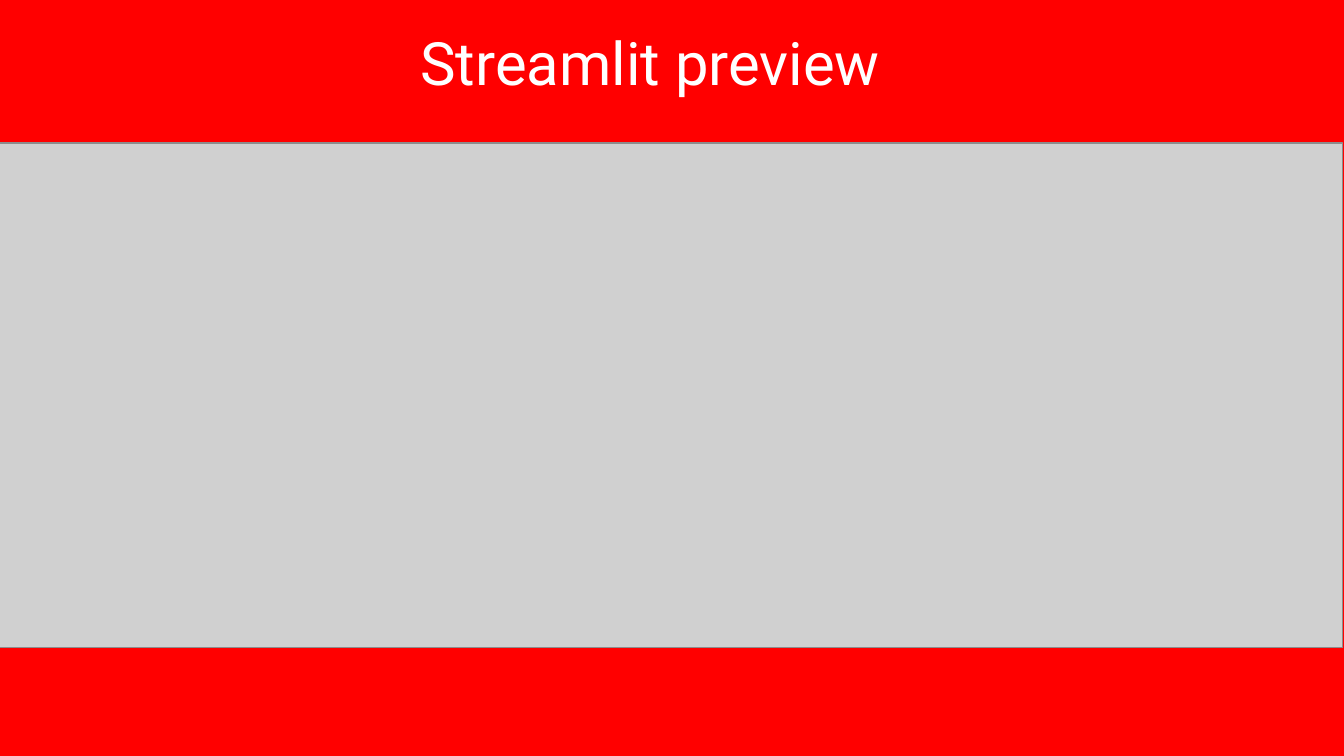
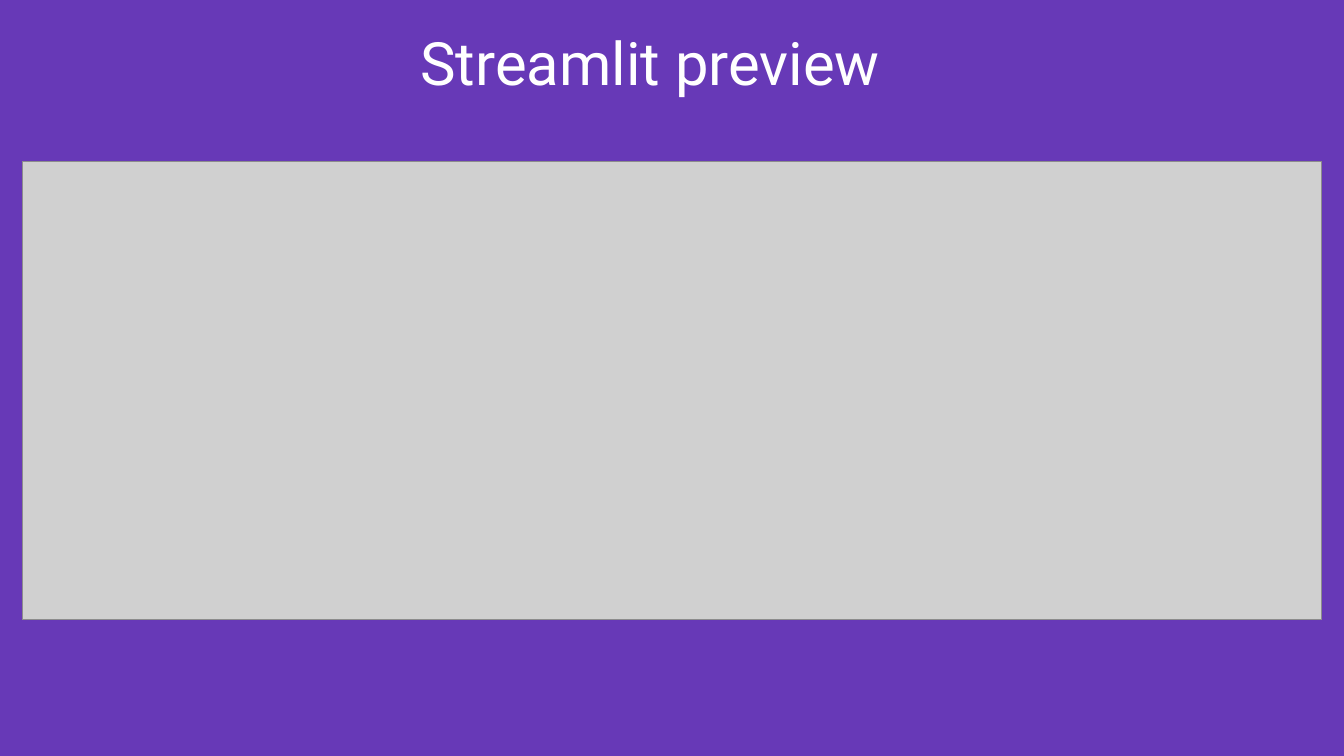
Before and after one commit to surabhi0901/phonepe_pulse_data_visualization_and_exploration, a slide deck: slide 7 of project-overview.pptx (slide 8 before the commit). Drawn at 1344x756 pixels with LibreOffice and Linux fonts; fonts in the diff are those of the drawing; grey boxes stand for pictures. Boxes give left, top, right and bottom in pixels: in the first picture for what was removed or moved away, otherwise in the second. Text is boxed around its words. In the diff, an @@ line names an element or a change of style, - is before the commit and + after.

```diff
--- a/project-overview.pptx
+++ b/project-overview.pptx
@@ background #FF0000 to #6739B7 @@
@@ picture: place and size @@
-picture at bbox=[0, 142, 1343, 648]
+picture at bbox=[23, 161, 1322, 620]
```
Also in this commit, not shown: 8 other slides changed, 2 slides added, 3 slides removed.
